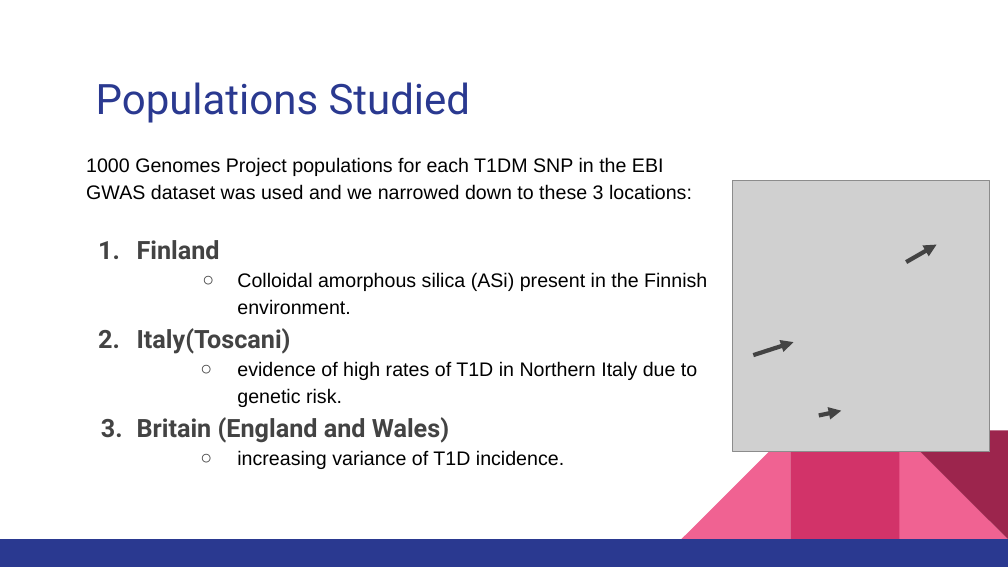
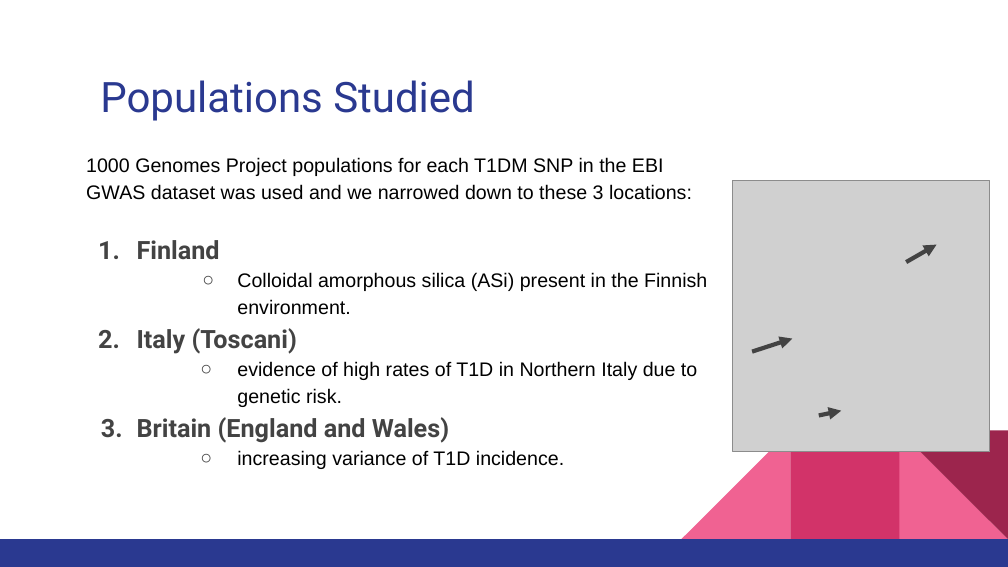
Before and after one commit to imcalledlewis/QMUL-Bioinformatics-DDG, a slide deck: slide 3 of Presentation.pptx. Drawn at 1008x567 pixels with LibreOffice and Linux fonts; fonts in the diff are those of the drawing; grey boxes stand for pictures. Boxes give left, top, right and bottom in pixels: in the first picture for what was removed or moved away, otherwise in the second. Text is boxed around its words. In the diff, an @@ line names an element or a change of style, - is before the commit and + after.

```diff
--- a/Presentation.pptx
+++ b/Presentation.pptx
@@ title "Populations Studied": place and size @@
-title "Populations Studied" at bbox=[96, 82, 470, 123]
+title "Populations Studied" at bbox=[100, 80, 474, 121]
@@ text at bbox=[137, 328, 297, 354]: spaces changed @@
-2. Italy(Toscani)
+2. Italy (Toscani)
@@ arrow moved from (753, 355) - (793, 342) to (752, 352) - (792, 339) @@
```
Also in this commit, not shown: 5 other slides changed, 1 slide added.
